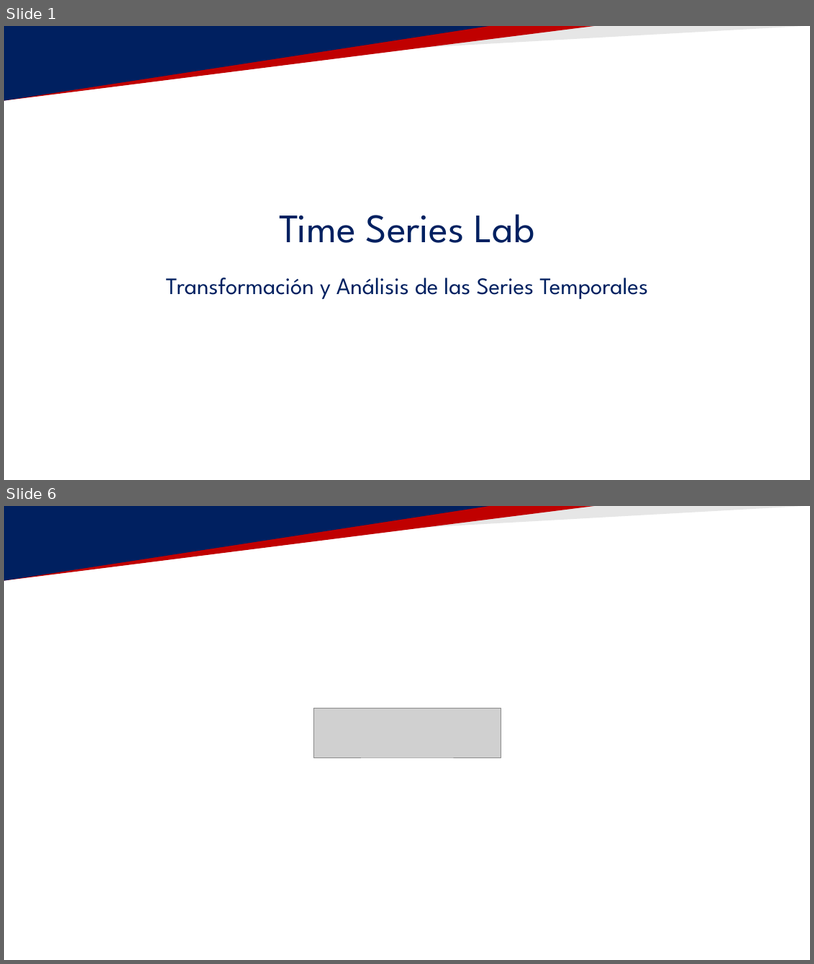
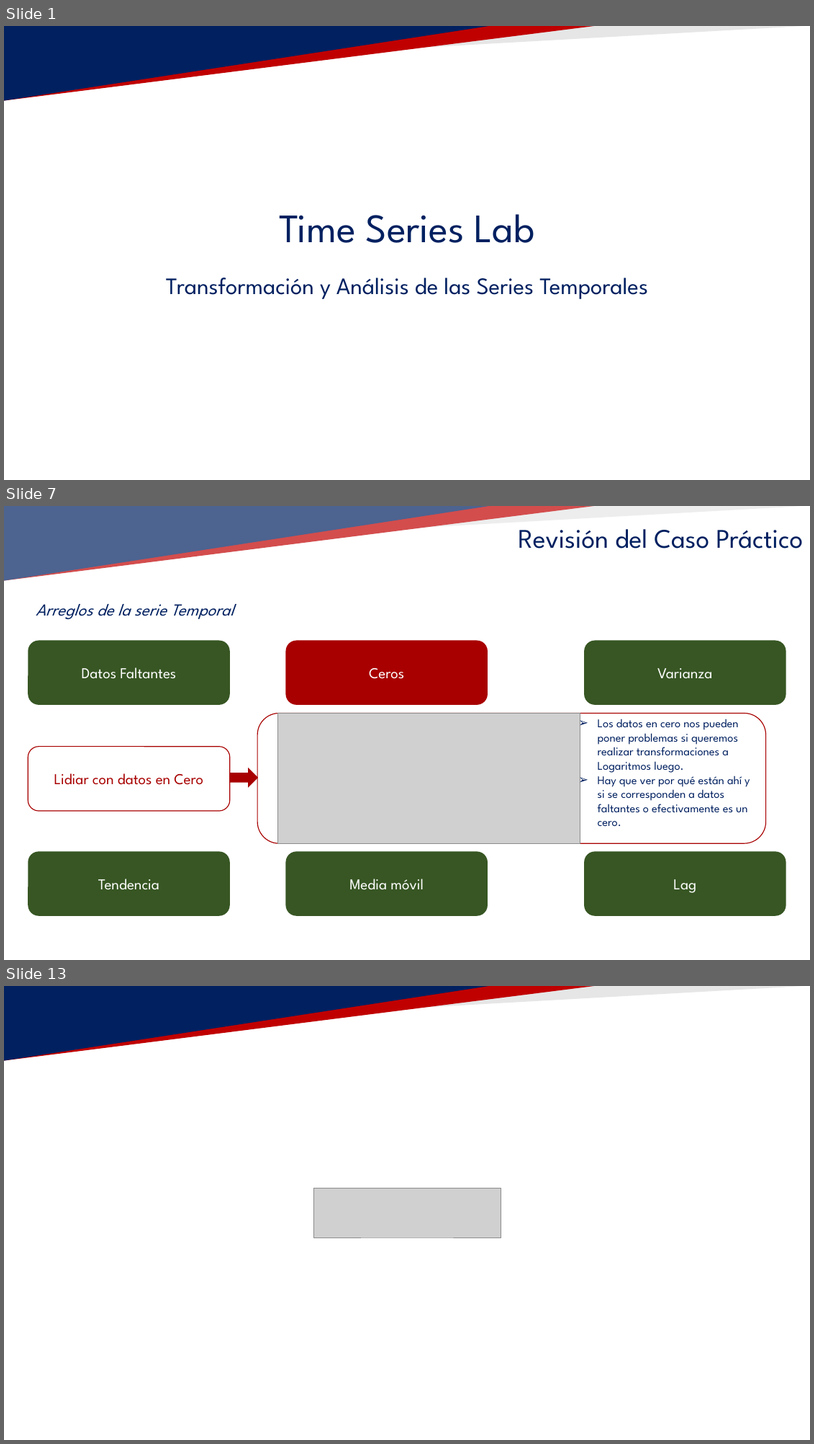
Before and after one commit to TeresaLS/timeseries_lab, a slide deck: 02_PREPARATION/02_PREPARACION_TSLAB.pptx. Shown one above the other, each under a label of ours: slides 1 and 6 before the commit, slides 1, 7 and 13 after it; the slides between them are not shown. The pictures are 814x964 and 814x1444 pixels, drawn with LibreOffice and Linux fonts; fonts in the diff are those of the drawing; grey boxes stand for pictures; background and template pictures are left out. Boxes give left, top, right and bottom in pixels: in the first picture for what was removed or moved away, otherwise in the second. Text is boxed around its words. In the diff, an @@ line names an element or a change of style, - is before the commit and + after.

```diff
--- a/02_PREPARATION/02_PREPARACION_TSLAB.pptx
+++ b/02_PREPARATION/02_PREPARACION_TSLAB.pptx
@@ slide 7 added at [4, 506, 810, 960], background #FFFFFF; not listed: 1 template element that a slide beside it also shows @@
@@ triangle added at [4, 506, 805, 551], fill #E6E6E6 @@
@@ triangle added at [4, 506, 595, 580], fill #C00000 @@
@@ triangle added at [4, 506, 490, 580], fill #002060 @@
@@ text added at [518, 529, 803, 548], 32 pt, text #002060 @@
+Revisión del Caso Práctico
@@ text added at [36, 604, 234, 619], 20 pt, text #002060, italic @@
+Arreglos de la serie Temporal
@@ rounded rectangle added at [28, 641, 230, 705], fill #375623, 18 pt, text #FFFFFF @@
+Datos Faltantes
@@ rounded rectangle added at [286, 641, 488, 705], fill #A80000, 18 pt, text #FFFFFF @@
+Ceros
@@ rounded rectangle added at [585, 641, 787, 705], fill #375623, 18 pt, text #FFFFFF @@
+Varianza
@@ rounded rectangle added at [257, 713, 766, 843], fill #FFFFFF, outline #A80000 1 pt @@
@@ picture added at [278, 713, 580, 843] @@
@@ text added at [598, 718, 750, 826], 14 pt, text #002060 @@
+  ➢ Los datos en cero nos pueden poner problemas si queremos realizar transformaciones a Logaritmos luego.
+  ➢ Hay que ver por qué están ahí y si se corresponden a datos faltantes o efectivamente es un cero.
@@ rounded rectangle added at [28, 746, 230, 811], fill #FFFFFF, outline #A80000 1 pt, 18 pt, text #A80000 @@
+Lidiar con datos en Cero
@@ right arrow added at [230, 769, 258, 786], fill #A80000, outline #A80000 1 pt @@
@@ rounded rectangle added at [28, 852, 230, 916], fill #375623, 18 pt, text #FFFFFF @@
+Tendencia
@@ rounded rectangle added at [286, 852, 488, 916], fill #375623, 18 pt, text #FFFFFF @@
+Media móvil
@@ rounded rectangle added at [585, 852, 787, 916], fill #375623, 18 pt, text #FFFFFF @@
+Lag
@@ what was slide 6 is now slide 13 @@
```
Also in this commit, not shown: 4 slides changed, 6 other slides added.
